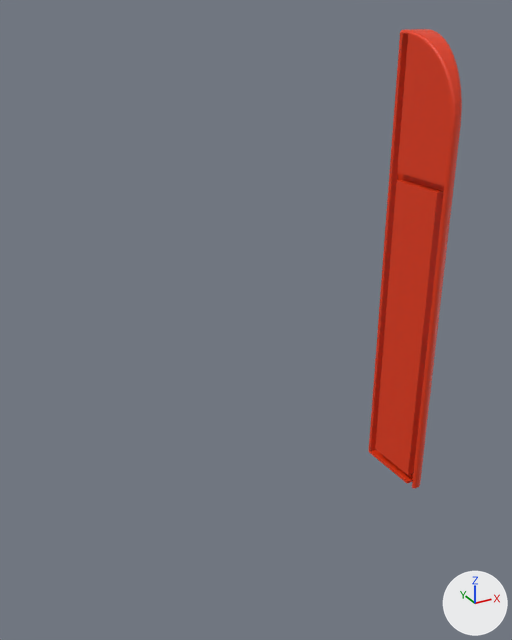
The Blender file 3d/box.blend, before and after one commit.
The view is the same before and after, from a 50 mm lens placed at (-167.0, -306.0, 162.0), pointed at (17.0, 28.0, -5.0). The axes (+X, +Y, +Z) are drawn at lower right. The lights are the same throughout. The older version comes first.

The scene before the commit, as lines of its bpy script (objects in view):
```python
ob_costa_dx = bpy.data.objects.new('costa-dx', me_cube_003)
ob_costa_dx.location = (260.0, 0.0, -150.0)
ob_pannellino_sopra = bpy.data.objects.new('pannellino-sopra', me_cube_005)
ob_pannellino_sopra.location = (0.0, 40.2, 60.8)
ob_pannellino_sopra.scale = (0.9, 0.1, 0.0172)
ob_pannellino_sotto = bpy.data.objects.new('pannellino-sotto', me_cube_004)
ob_pannellino_sotto.location = (11.0, 50.0, -148.0)
ob_pannellino_sotto.scale = (0.9, 0.1, 0.0172)
ob_pannello_davanti = bpy.data.objects.new('pannello-davanti', me_cube_002)
ob_pannello_davanti.location = (11.0, 7.0, -42.0)
ob_pannello_davanti.scale = (0.919, 1.0, 0.719)
# me_cube_003
# before: 0 (-130.0, 2.0, 0.0), 1 (-130.0, 2.0, 300.0), 4 (-122.0, 2.0, 0.0), 5 (-122.0, 2.0, 300.0)
```
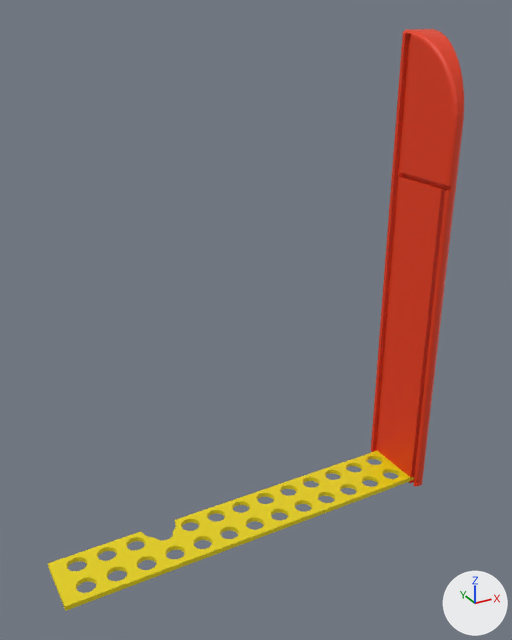
Not drawn themselves, but carrying or shaping drawn objects: ob_pannellino_sopra, ob_pannello_davanti, ob_pannellino_sotto_002, ob_cavo220v, ob_cavo_camera.

What differs and where, as boxes (x1, y1, x2, y2) in the pictures (512 x 640 px; the box of a moved part takes in the faces that stretch with it):
'costa-dx', reshaped, moved, modifiers changed, rescaled, surface changed
    before: (369, 29, 462, 488)
    after: (371, 29, 464, 486)
'pannellino-sotto', added (yellow)
    after: (48, 451, 414, 611)
part 2 of me_cube_004, moved or reshaped
    before: (375, 453, 413, 481)
    after: (48, 451, 414, 611)

What the commit changed:
me_cube_003 is used by ob_costa_dx; location (260.0, 0.0, -150.0).
me_cube_003 had 8 vertices, 6 faces and spanned x -130.0..-105.0, y 2.0..55.0, z 0.0..300.0.
me_cube_003 now has 8 vertices, 6 faces and spans x -130.0..-105.0, y 4.0..55.0, z 0.0..300.0.
Part 1, on me_cube_003:
Vertices 0, 1, 4, 5 of me_cube_003 move by (0.0, 1.0, 0.0).
me_cube_004 is used by ob_pannellino_sotto; location (11.0, 50.0, -148.0); scale (0.9, 0.1, 0.0172).
me_cube_004 had 8 vertices, 6 faces and spanned x -138.0..138.0, y -415.0..-16.0, z 0.0..300.0.
me_cube_004 now has 8 vertices, 6 faces and spans x -135.0..144.0, y -364.0..23.0, z -10181.0..-9881.0.
me_cube_004 part 2: the whole mesh is scaled about its middle by (1.01, 0.97, 1), then moved by (4.0, 45.0, -10181.0).
Mesh me_cylinder_001 is new.
It is a 32-sided cylinder along z spanning x -6.0..6.0, y -6.0..6.0, z -3.0..3.0.
Mesh me_cube_012 is new.
It is a box spanning x -122.0..129.0, y -43.0..2.0, z -107.0..-104.0.
Object 'costa-dx' (ob_costa_dx) moves from (260.0, 0.0, -150.0) to (262.0, 0.0, -150.0).
Object 'costa-dx' (ob_costa_dx) has a BEVEL modifier named 'Bevel.002'.
On modifier 'Bevel.002' of object 'costa-dx' (ob_costa_dx), width goes from 2.0 to 3.0.
On modifier 'Bevel.002' of object 'costa-dx' (ob_costa_dx), width_pct goes from 2.0 to 3.0.
Object 'costa-dx' (ob_costa_dx) has a BEVEL modifier named 'Bevel.001'.
On modifier 'Bevel.001' of object 'costa-dx' (ob_costa_dx), width goes from 5.0 to 3.0.
On modifier 'Bevel.001' of object 'costa-dx' (ob_costa_dx), width_pct goes from 5.0 to 3.0.
Object 'costa-dx' (ob_costa_dx) has a BOOLEAN modifier named 'Boolean.001'.
On modifier 'Boolean.001' of object 'costa-dx' (ob_costa_dx), object goes from ob_pannellino_sotto to ob_pannellino_sotto_002.
Object 'costa-dx' (ob_costa_dx) loses its BOOLEAN modifier named 'Boolean.003'.
Modifier setting removed (it was object = ob_pannellino_sopra).
Object 'pannellino-sopra' (ob_pannellino_sopra) is deleted.
Object 'pannellino-sotto' (ob_pannellino_sotto) moves from (11.0, 50.0, -148.0) to (5.5, 45.1, -41.1).
Object 'pannellino-sotto' (ob_pannellino_sotto) is rescaled from (0.9, 0.1, 0.0172) to (0.9, 0.1, 0.0105).
Object 'pannellino-sotto' (ob_pannellino_sotto) gains a BOOLEAN modifier named 'Boolean'.
Modifier setting: object = ob_cavo220v.
Object 'pannellino-sotto' (ob_pannellino_sotto) gains a BOOLEAN modifier named 'Boolean.001'.
Modifier setting: object = ob_cavo_camera.
Object 'pannello-davanti' (ob_pannello_davanti) is rescaled from (0.919, 1.0, 0.719) to (0.919, 0.612, 0.719).
Object 'cavo220V' (ob_cavo220v) is new; it shows me_cylinder_001.
Its location is (122.5, 38.1, -146.1).
It gains a ARRAY modifier named 'Array'.
Modifier setting: count = 13.
Modifier setting: relative_offset_displace = (-1.55, 0.0, 0.0).
It gains a ARRAY modifier named 'Array.001'.
Modifier setting: relative_offset_displace = (0.0, -1.6, 0.0).
Object 'cavo-camera' (ob_cavo_camera) is new; it shows a copy of me_cylinder_001.
Its location is (-45.0, 47.3, -146.1).
Its scale is (1.92, 1.92, 1.0).
Object 'pannellino-sotto.002' (ob_pannellino_sotto_002) is new; it shows me_cube_012.
Its location is (5.5, 45.1, -41.1).
It gains a MIRROR modifier named 'Mirror'.
Modifier setting: use_axis = (False, False, True).
